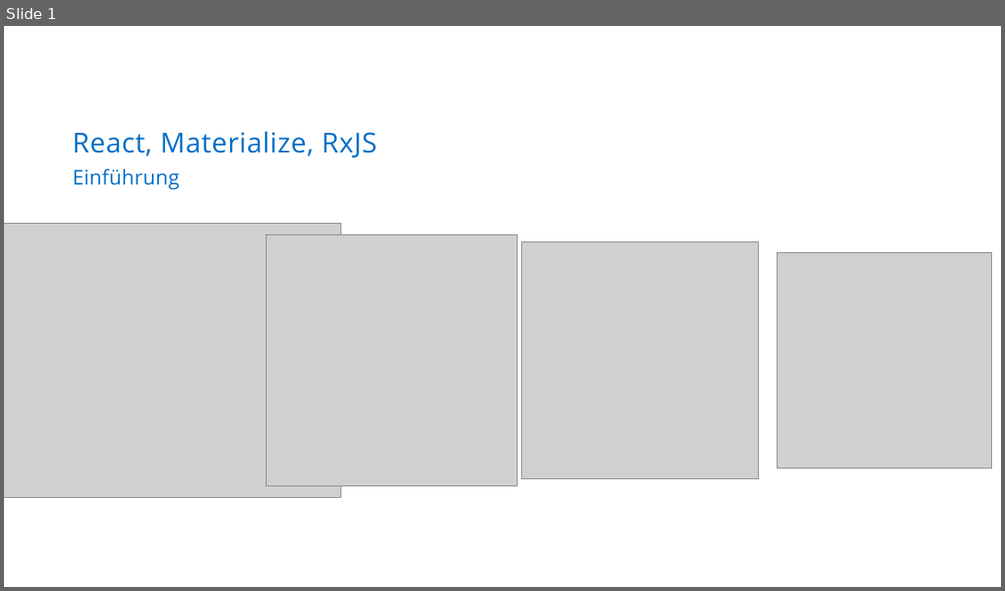
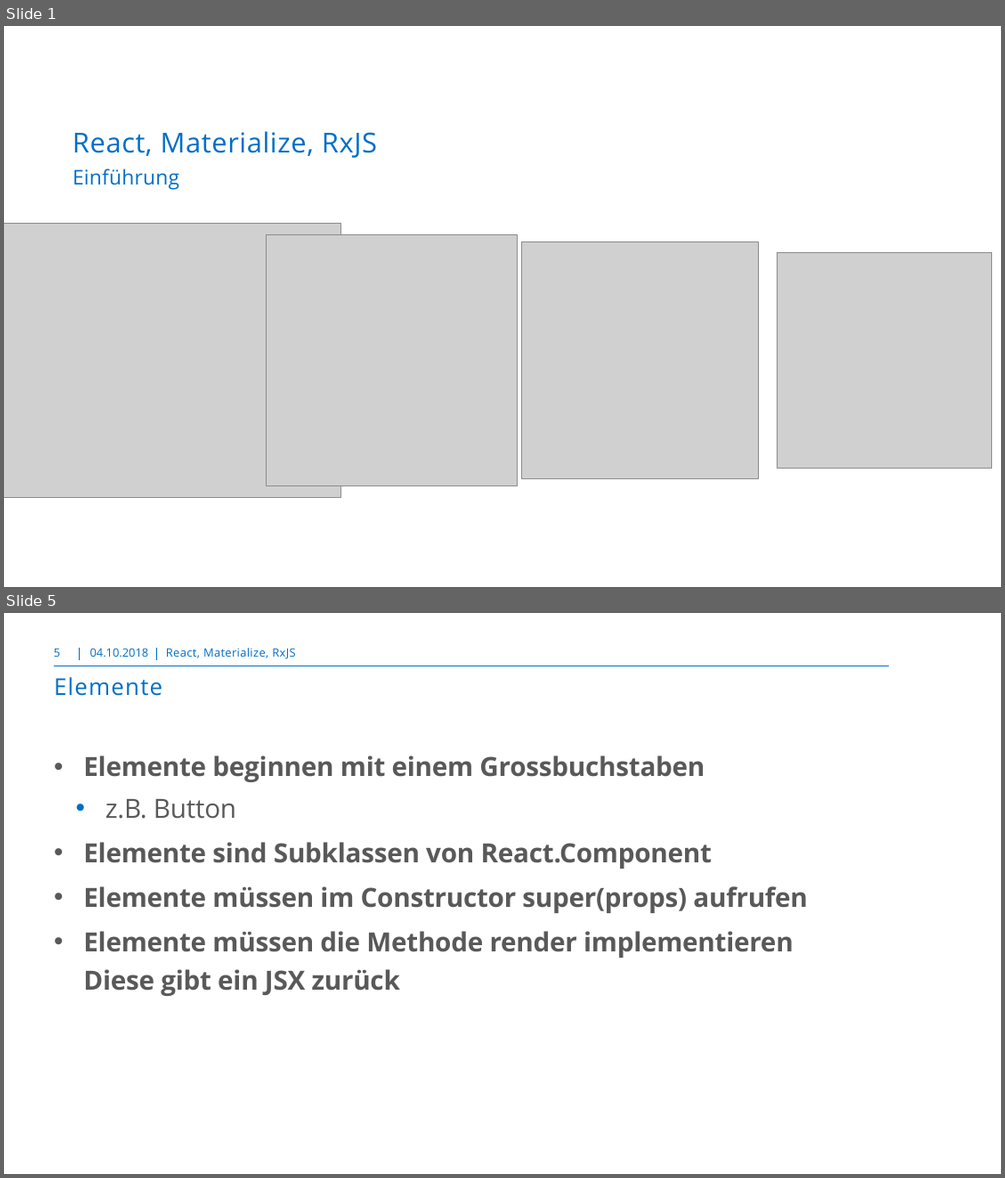
Before and after one commit to markusborer/ReactSample, a slide deck: React.pptx. Shown one above the other, each under a label of ours: slide 1 before the commit, slides 1 and 5 after it; the slides between them are not shown. The pictures are 1005x591 and 1005x1178 pixels, drawn with LibreOffice and Linux fonts; fonts in the diff are those of the drawing; grey boxes stand for pictures; background and template pictures are left out. Boxes give left, top, right and bottom in pixels: in the first picture for what was removed or moved away, otherwise in the second. Text is boxed around its words. In the diff, an @@ line names an element or a change of style, - is before the commit and + after.

```diff
--- a/React.pptx
+++ b/React.pptx
@@ slide 5 added at box(4, 613, 1001, 1174), background #FFFFFF @@
@@ page number added at box(54, 648, 60, 657), 10.5 pt, text #006EC7 @@
+5
@@ line added from (79, 647) to (79, 659), #006CC3 0.75 pt @@
@@ text added at box(90, 648, 149, 657), 10.5 pt, text #006EC7 @@
+04.10.2018
@@ line added from (157, 647) to (157, 659), #006CC3 0.75 pt @@
@@ text added at box(166, 648, 295, 659), 10.5 pt, text #006EC7 @@
+React, Materialize, RxJS
@@ line added from (54, 666) to (889, 666), #006EC7 1 pt @@
@@ title added at box(54, 677, 162, 696), 21 pt, text #006EC7 @@
+Elemente
@@ text added at box(83, 755, 807, 996), 24 pt, text #595959, bold @@
+• Elemente beginnen mit einem Grossbuchstaben
+    • z.B. Button
+• Elemente sind Subklassen von React.Component
+• Elemente müssen im Constructor super(props) aufrufen
+• Elemente müssen die Methode render implementieren
+  Diese gibt ein JSX zurück
```
Also in this commit, not shown: 4 slides changed, 10 other slides added.
